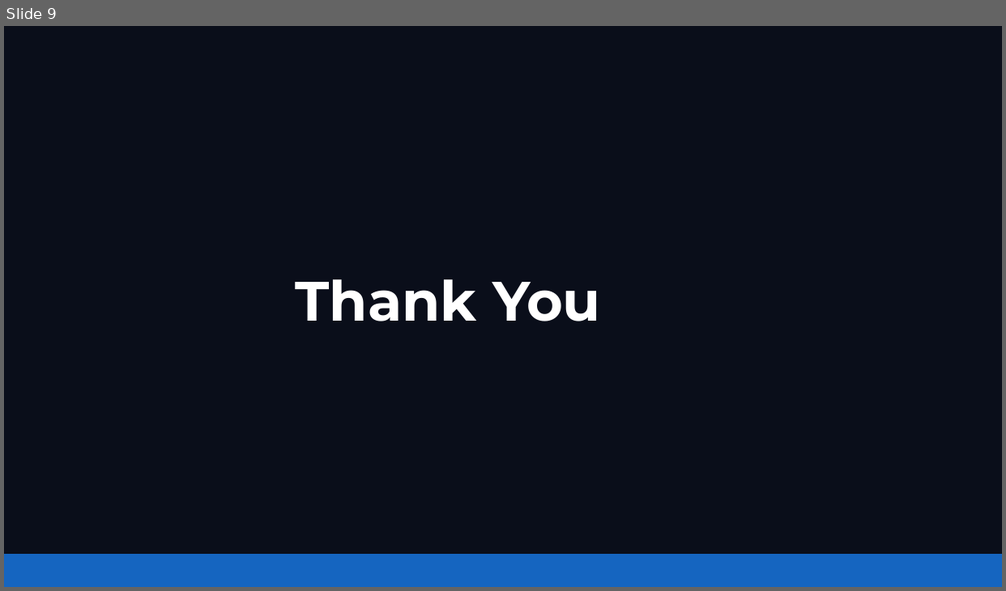
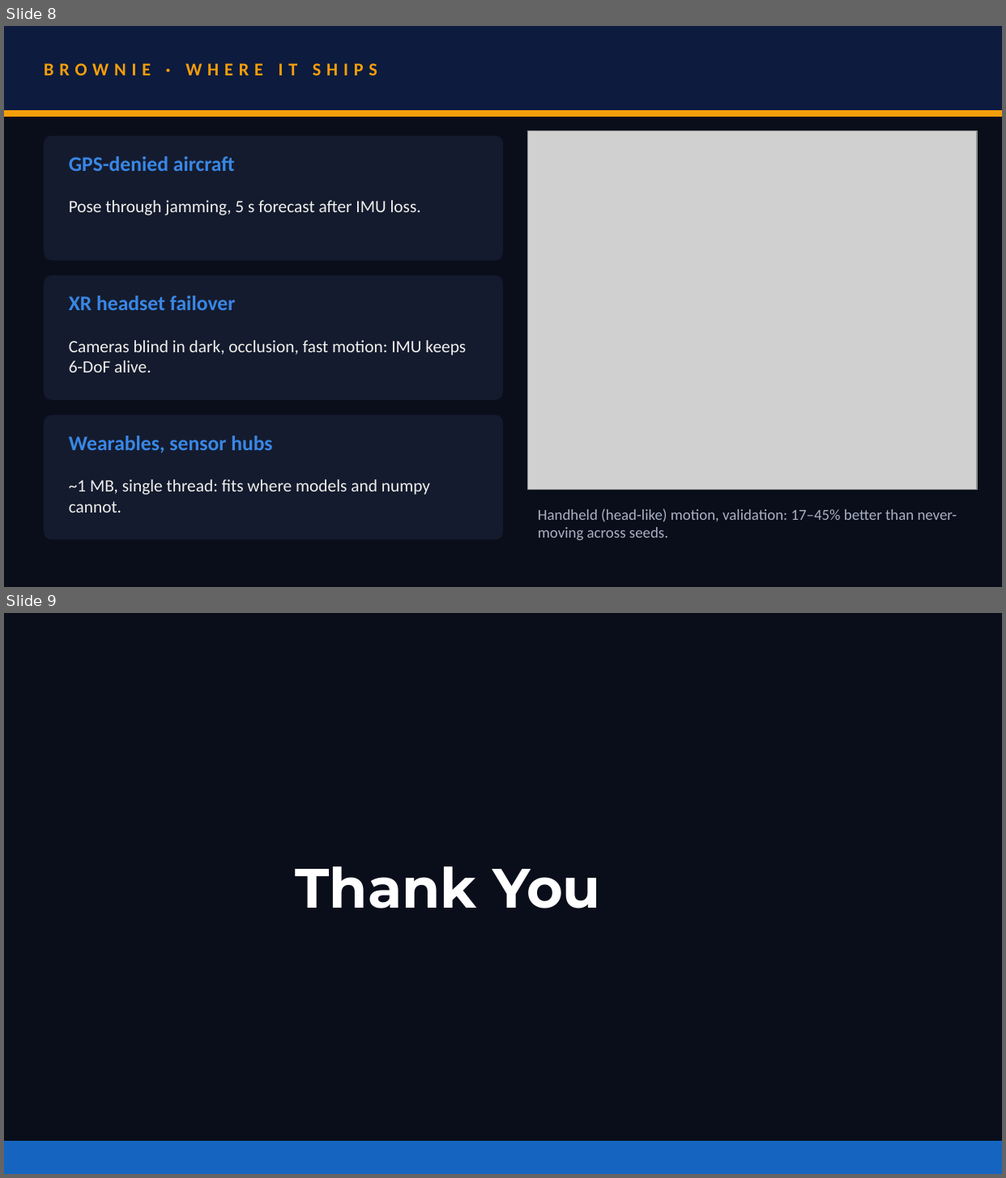
Before and after one commit to akshat333-debug/Ghost-Track, a slide deck: presentation/VITVellore_ZeroDrift.pptx. Shown one above the other, each under a label of ours: slide 9 before the commit, slides 8 and 9 after it. The pictures are 1006x591 and 1006x1178 pixels, drawn with LibreOffice and Linux fonts; fonts in the diff are those of the drawing; grey boxes stand for pictures. Boxes give left, top, right and bottom in pixels: in the first picture for what was removed or moved away, otherwise in the second. Text is boxed around its words. In the diff, an @@ line names an element or a change of style, - is before the commit and + after.

```diff
--- a/presentation/VITVellore_ZeroDrift.pptx
+++ b/presentation/VITVellore_ZeroDrift.pptx
@@ slide 8 added at box(4, 26, 1002, 587), background #0A0E1A @@
@@ rectangle added at box(4, 26, 1002, 111), fill #0D1B3E, outline #0D1B3E 1 pt @@
@@ text added at box(44, 63, 377, 75), 13 pt, text #F59E0B, bold @@
+BROWNIE · WHERE IT SHIPS
@@ rectangle added at box(4, 111, 1002, 116), fill #F59E0B, outline #F59E0B 1 pt @@
@@ rounded rectangle added at box(44, 136, 503, 261), fill #141B2E @@
@@ picture added at box(528, 130, 977, 490) @@
@@ text added at box(69, 156, 235, 171), 15 pt, text #3987E5, bold @@
+GPS-denied aircraft
@@ text added at box(69, 200, 421, 216), 12.5 pt, text #F0EFEC @@
+Pose through jamming, 5 s forecast after IMU loss.
@@ rounded rectangle added at box(44, 275, 503, 400), fill #141B2E @@
@@ text added at box(69, 296, 236, 310), 15 pt, text #3987E5, bold @@
+XR headset failover
@@ text added at box(69, 340, 466, 373), 12.5 pt, text #F0EFEC @@
+Cameras blind in dark, occlusion, fast motion: IMU keeps 6-DoF alive.
@@ rounded rectangle added at box(44, 415, 503, 540), fill #141B2E @@
@@ text added at box(69, 436, 272, 454), 15 pt, text #3987E5, bold @@
+Wearables, sensor hubs
@@ text added at box(69, 480, 430, 513), 12.5 pt, text #F0EFEC @@
+~1 MB, single thread: fits where models and numpy cannot.
@@ text added at box(538, 509, 957, 540), 11 pt, text #A9B1C4 @@
+Handheld (head-like) motion, validation: 17–45% better than never-moving across seeds.
```
Also in this commit, not shown: 7 slides changed, 1 slide removed, 13 other files.
